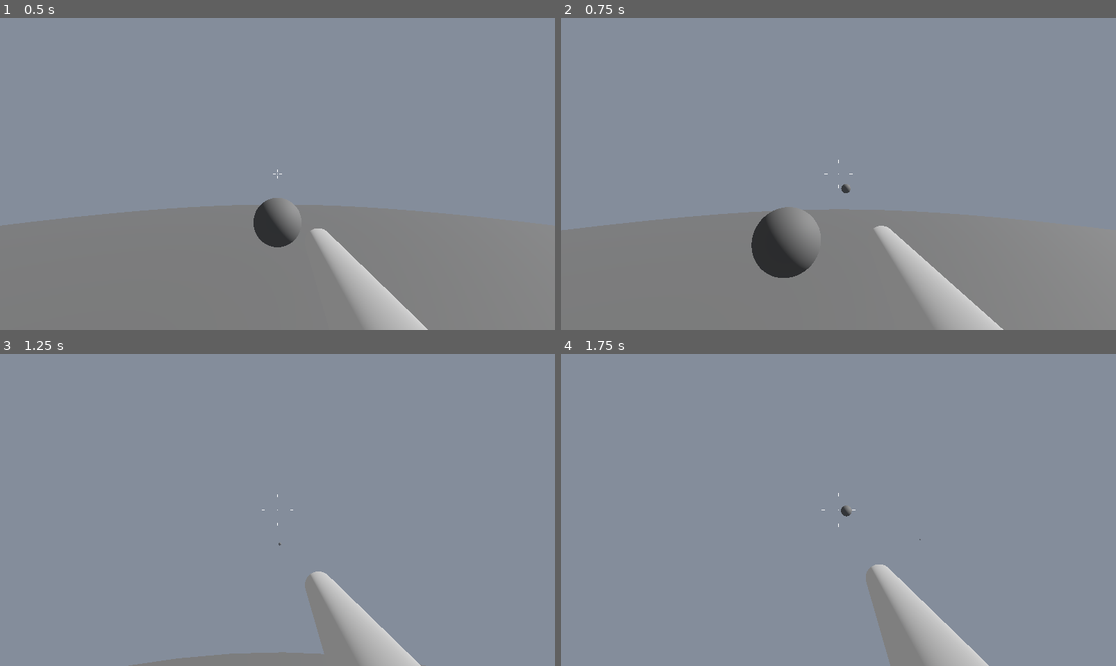
Above: before the commit, frames 1-4 (two rows, left to right).
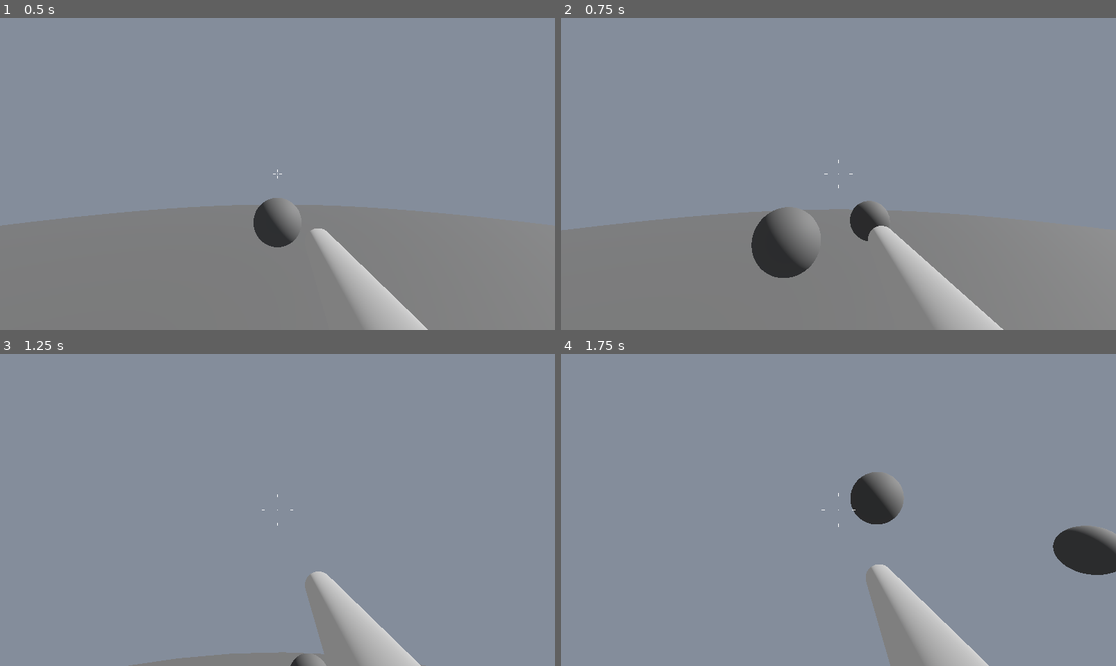
Above: after the commit, the same moments.

Repository: Domagoj-Tomic/punt
Game: Godot game, scene res://scenes/levels/test.tscn
Same seed, same stepped clock (60 frames per second), same inputs: the game is played once before the commit and once after it. Before the commit the project starts from res://scenes/root/root.tscn.
Inputs (mouse positions are in pixels of both pictures, inside the frame that each line leads up to):
- Up to frame 1 (0.5 s): no input
- Up to frame 2 (0.75 s): tap Enter at 0.5 s; move the mouse to (866, 174) at 0.52 s; press the mouse at (866, 174) at 0.53 s; hold W (move_forward) from 0.53 s (still down)
- Up to frame 3 (1.25 s): keep holding W (move_forward); tap Space (jump) at 0.77 s
- Up to frame 4 (1.75 s): keep holding W (move_forward); move the mouse to (810, 510) at 1.27 s; release the mouse at (810, 510) at 1.28 s; tap Ctrl (crouch) at 1.35 s; tap Space (jump) at 1.52 s; click (810, 510) at 1.55 s

Frame 1 is identical in both runs. In frame 2, 0.5% of the frame differs, in the area x 50-59%, y 53-72%; in frame 3, less than 0.1%; in frame 4, 2.6%, in the area x 50-100%, y 37-71%.

Commit message:
Renamed test level, fixed pawn debug, started on ui, added projectile timout

Diff:
--- a/scenes/root/root.tscn
+++ b/scenes/levels/test.tscn
@@ -1,7 +1,7 @@
 [gd_scene load_steps=10 format=3 uid="uid://btes5dg1ixxus"]
 
-[ext_resource type="PackedScene" uid="uid://crtkv0nsrc50d" path="res://scenes/playerController/playerController.tscn" id="1_2yu1p"]
-[ext_resource type="PackedScene" uid="uid://brbisld7l2pcm" path="res://scenes/pawn/pawn.tscn" id="2_f1tf0"]
+[ext_resource type="PackedScene" uid="uid://brbisld7l2pcm" path="res://scenes/pawn/pawn.tscn" id="1_52kye"]
+[ext_resource type="PackedScene" uid="uid://crtkv0nsrc50d" path="res://scenes/playerController/player_controller.tscn" id="2_yp2xm"]
 
 [sub_resource type="CylinderShape3D" id="CylinderShape3D_vho56"]
 height = 0.001
@@ -52,9 +52,9 @@
 [node name="CollisionShape3D" type="CollisionShape3D" parent="RigidBody3D"]
 shape = SubResource("SphereShape3D_vho56")
 
-[node name="Pawn" parent="." instance=ExtResource("2_f1tf0")]
+[node name="Pawn" parent="." instance=ExtResource("1_52kye")]
 transform = Transform3D(-4.3711385e-08, 0, -0.99999994, 0, 1, 0, 0.99999994, 0, -4.3711385e-08, 0, 0, 0)
 sprint_enabled = true
 
-[node name="PlayerController" parent="Pawn" instance=ExtResource("1_2yu1p")]
+[node name="PlayerController" parent="Pawn" instance=ExtResource("2_yp2xm")]
 transform = Transform3D(-4.371139e-08, 0, 1, 0, 1, 0, -1, 0, -4.371139e-08, 0, 0, 0)
--- a/scenes/pawn/gun_socket.gd
+++ b/scenes/pawn/gun_socket.gd
@@ -2,7 +2,7 @@
 class_name GunSocket
 
 
-@export var Weapons: Array[BaseGun]
+@export var Weapons: Array[Gun]
 
 var selectedGunIndex : int = -1
 var input_fire_pressed : bool = false
@@ -15,7 +15,7 @@
 		Weapons[0].equip(owner)
 
 	######## Add weapon for debugging ########
-	var gun = load("res://scenes/Weapons/weaponCannon/weaponCannon.tscn").instantiate()
+	var gun = load("res://scenes/weapons/weaponCannon/weapon_cannon.tscn").instantiate()
 	add_weapon(gun)
 	equip_weapon(gun)
 	##########################################
@@ -30,7 +30,7 @@
 		Weapons.append(weapon)
 
 
-func equip_weapon(weapon : BaseGun = null):
+func equip_weapon(weapon : Gun = null):
 	if weapon and Weapons.has(weapon):
 		selectedGunIndex = Weapons.find(weapon)
 		add_child(Weapons[selectedGunIndex])
--- a/scenes/pawn/pawn.gd
+++ b/scenes/pawn/pawn.gd
@@ -317,7 +317,6 @@
 
 
 #region Debug
-
 func update_debug_menu_per_tick():
 	current_speed = Vector3.ZERO.distance_to(get_pawn_velocity())
 	if has_node("UserInterface/DebugPanel"):
--- a/scenes/playerController/playerController.gd
+++ b/scenes/playerController/player_controller.gd
@@ -174,8 +174,8 @@
 		if event.is_released():
 			# Toggle debug menu on F7
 			if event.keycode == 4194338: # F7
-				if has_node("UserInterface/DebugPanel"):
-					$UserInterface/DebugPanel.visible = !$UserInterface/DebugPanel.visible
+				if pawn.has_node("UserInterface/DebugPanel"):
+					pawn.get_node("UserInterface/DebugPanel").visible = !pawn.get_node("UserInterface/DebugPanel").visible
 
 
 func handle_pausing():
--- a/scenes/playerController/playerController.tscn
+++ b/scenes/playerController/player_controller.tscn
@@ -1,6 +1,6 @@
 [gd_scene load_steps=2 format=3 uid="uid://crtkv0nsrc50d"]
 
-[ext_resource type="Script" uid="uid://4dk30p6f4in0" path="res://scenes/playerController/playerController.gd" id="1_vnom7"]
+[ext_resource type="Script" uid="uid://4dk30p6f4in0" path="res://scenes/playerController/player_controller.gd" id="1_vnom7"]
 
 [node name="PlayerController" type="Node3D"]
 script = ExtResource("1_vnom7")
--- /dev/null
+++ b/scenes/ui/debugHud/debug_hud.tscn
@@ -0,0 +1,16 @@
+[gd_scene format=3 uid="uid://d1sof12nqrwwe"]
+
+[node name="Control" type="Control"]
+layout_mode = 3
+anchors_preset = 15
+anchor_right = 1.0
+anchor_bottom = 1.0
+grow_horizontal = 2
+grow_vertical = 2
+
+[node name="BoxContainer" type="BoxContainer" parent="."]
+layout_mode = 1
+anchors_preset = -1
+anchor_bottom = 1.0
+grow_vertical = 2
+vertical = true
--- a/scenes/Weapons/projectile/projectile.gd
+++ b/scenes/weapons/projectileBase/projectile_base.gd
@@ -1,22 +1,23 @@
 extends RigidBody3D
 class_name Projectile
 
+
+@export var lifespan: int = 10
+
 var shooter: Pawn = null
+
 
 func init(shooter_node: Pawn):
 	shooter = shooter_node
-	call_deferred("_add_shooter_exceptions")
-
-func _add_shooter_exceptions() -> void:
-	if not shooter:
-		return
 	_recurse_add_exceptions(shooter)
 
-func _recurse_add_exceptions(node: Node) -> void:
-	if node == self:
-		return
-	if node is CollisionObject3D:
-		add_collision_exception_with(node)
+
+func _ready() -> void:
+	_kill_self()
+
+
+func _recurse_add_exceptions(node: Node) -> void:if node is CollisionObject3D:
+	add_collision_exception_with(node)
 	for child in node.get_children():
 		if child is Node:
 			_recurse_add_exceptions(child)
@@ -28,3 +29,9 @@
 
 func _on_body_exited(_body: Node) -> void:
 	pass
+
+
+func _kill_self():
+	if lifespan > 0:
+		await get_tree().create_timer(lifespan).timeout
+		queue_free()
--- a/scenes/Weapons/projectile/projectile.tscn
+++ b/scenes/weapons/projectileBase/projectile_base.tscn
@@ -1,6 +1,11 @@
-[gd_scene load_steps=4 format=3 uid="uid://d1c73821hexc1"]
+[gd_scene load_steps=5 format=3 uid="uid://d1c73821hexc1"]
 
-[ext_resource type="Script" uid="uid://bxi1t2hndju3l" path="res://scenes/Weapons/projectile/projectile.gd" id="1_t8015"]
+[ext_resource type="Script" uid="uid://bxi1t2hndju3l" path="res://scenes/weapons/projectileBase/projectile_base.gd" id="1_mpt2q"]
+
+[sub_resource type="PhysicsMaterial" id="PhysicsMaterial_nt4n4"]
+friction = 0.0
+rough = true
+bounce = 1.0
 
 [sub_resource type="SphereShape3D" id="SphereShape3D_20g27"]
 radius = 0.2
@@ -11,10 +16,12 @@
 
 [node name="Projectile" type="RigidBody3D"]
 top_level = true
+physics_material_override = SubResource("PhysicsMaterial_nt4n4")
+gravity_scale = 0.0
 continuous_cd = true
 contact_monitor = true
 max_contacts_reported = 1
-script = ExtResource("1_t8015")
+script = ExtResource("1_mpt2q")
 
 [node name="CollisionShape3D" type="CollisionShape3D" parent="."]
 shape = SubResource("SphereShape3D_20g27")
--- a/scenes/Weapons/weaponBaseGun/base_gun.gd
+++ b/scenes/weapons/weaponBaseGun/base_gun.gd
@@ -1,5 +1,5 @@
 extends Node3D
-class_name BaseGun
+class_name Gun
 
 
 signal equipped(equipper)
--- a/scenes/Weapons/weaponBaseGun/base_gun.tscn
+++ b/scenes/weapons/weaponBaseGun/base_gun.tscn
@@ -1,7 +1,7 @@
 [gd_scene load_steps=4 format=3 uid="uid://b7kwk3sw7jcoj"]
 
-[ext_resource type="Script" uid="uid://dlybeuwwhno6c" path="res://scenes/Weapons/weaponBaseGun/base_gun.gd" id="1_63c6j"]
-[ext_resource type="Material" uid="uid://c2dh6pp3n7ndk" path="res://scenes/Weapons/weaponBaseGun/weapon_material.tres" id="2_kql16"]
+[ext_resource type="Script" uid="uid://dlybeuwwhno6c" path="res://scenes/weapons/weaponBaseGun/base_gun.gd" id="1_63c6j"]
+[ext_resource type="Material" uid="uid://c2dh6pp3n7ndk" path="res://scenes/weapons/weaponBaseGun/weapon_material.tres" id="2_kql16"]
 
 [sub_resource type="CylinderMesh" id="CylinderMesh_53ank"]
 material = ExtResource("2_kql16")
--- a/scenes/Weapons/weaponCannon/weaponCannon.gd
+++ b/scenes/weapons/weaponCannon/weapon_cannon.gd
@@ -1,8 +1,8 @@
-extends BaseGun
+extends Gun
 class_name Cannon
 
 # Projectile scene (weapon-specific)
-var projectileInstance = preload("res://scenes/Weapons/projectile/projectile.tscn")
+var projectileInstance = preload("res://scenes/weapons/projectileBase/projectile_base.tscn")
 
 # Optional local ShapeCast (kept as a child node under Mesh/Chamber in the scene)
 @onready var shapeCast: ShapeCast3D = get_node_or_null("Mesh/Chamber/ShapeCast3D") as ShapeCast3D
@@ -25,7 +25,7 @@
 		push_error("%s: projectileInstance is not set" % self)
 		return
 
-	var projectile: RigidBody3D = projectileInstance.instantiate() as RigidBody3D
+	var projectile: Projectile = projectileInstance.instantiate() as Projectile
 	if projectile == null:
 		push_error("%s: failed to instantiate projectileInstance" % self)
 		return
--- a/scenes/Weapons/weaponCannon/weaponCannon.tscn
+++ b/scenes/weapons/weaponCannon/weapon_cannon.tscn
@@ -1,14 +1,14 @@
 [gd_scene load_steps=4 format=3 uid="uid://b5682cv8dco12"]
 
-[ext_resource type="PackedScene" uid="uid://b7kwk3sw7jcoj" path="res://scenes/Weapons/weaponBaseGun/base_gun.tscn" id="1_2lug3"]
-[ext_resource type="Script" uid="uid://csd8k3civy18p" path="res://scenes/Weapons/weaponCannon/weaponCannon.gd" id="2_ntm2i"]
+[ext_resource type="PackedScene" uid="uid://b7kwk3sw7jcoj" path="res://scenes/weapons/weaponBaseGun/base_gun.tscn" id="1_2lug3"]
+[ext_resource type="Script" uid="uid://csd8k3civy18p" path="res://scenes/weapons/weaponCannon/weapon_cannon.gd" id="2_ntm2i"]
 
 [sub_resource type="SphereShape3D" id="SphereShape3D_ntm2i"]
 radius = 0.2
 
 [node name="BaseGun" instance=ExtResource("1_2lug3")]
 script = ExtResource("2_ntm2i")
-projectileVelocity = 50.0
+projectileVelocity = 10.0
 resolve_overlap_with_shapecast = true
 immediate_shapecast_update = true
 
Renamed: scenes/playerController/playerController.gd.uid -> scenes/playerController/player_controller.gd.uid
Renamed: scenes/Weapons/projectile/projectile.gd.uid -> scenes/weapons/projectileBase/projectile_base.gd.uid
Renamed: scenes/Weapons/weaponBaseGun/base_gun.gd.uid -> scenes/weapons/weaponBaseGun/base_gun.gd.uid
Renamed: scenes/Weapons/weaponBaseGun/weapon_material.tres -> scenes/weapons/weaponBaseGun/weapon_material.tres
Renamed: scenes/Weapons/weaponCannon/weaponCannon.gd.uid -> scenes/weapons/weaponCannon/weapon_cannon.gd.uid
